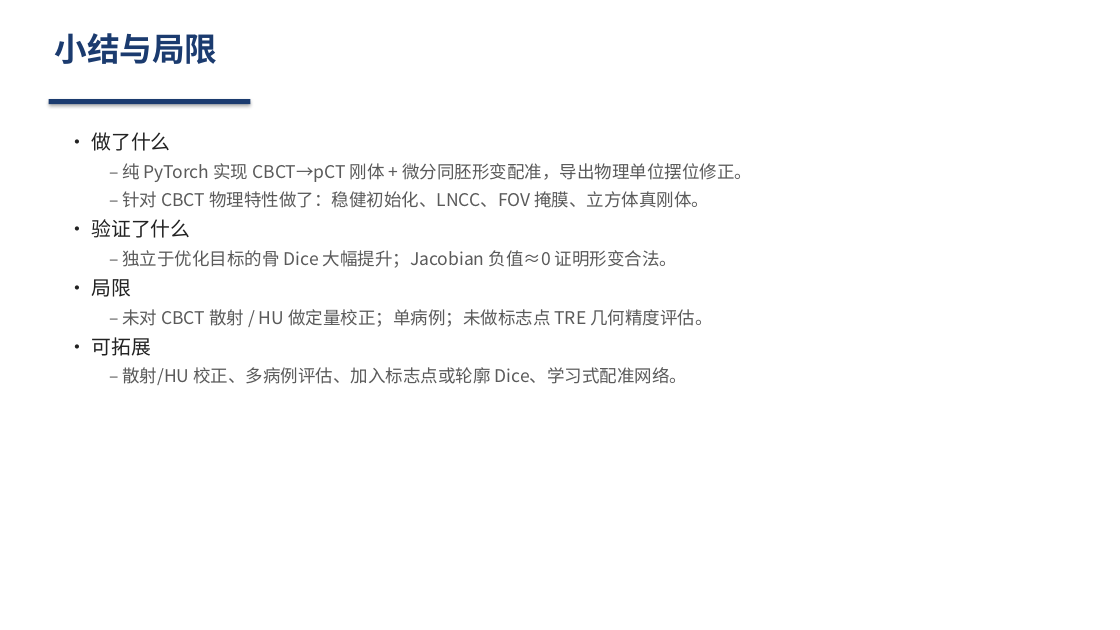
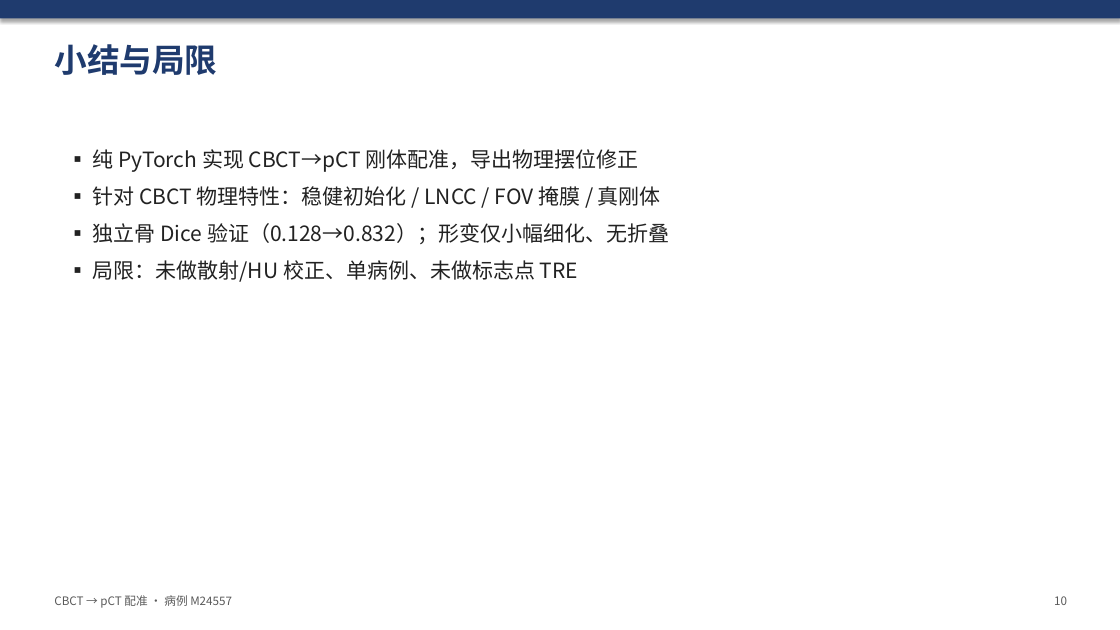
Before and after one commit to develop-yang/Task, a slide deck: slide 10 of results_sample/CBCT_pCT_配准汇报.pptx. Drawn at 1120x630 pixels with LibreOffice and Linux fonts; fonts in the diff are those of the drawing. Boxes give left, top, right and bottom in pixels: in the first picture for what was removed or moved away, otherwise in the second. Text is boxed around its words. In the diff, an @@ line names an element or a change of style, - is before the commit and + after.

```diff
--- a/results_sample/CBCT_pCT_配准汇报.pptx
+++ b/results_sample/CBCT_pCT_配准汇报.pptx
@@ rectangle added at (0,0,1120,18), fill #1F3B6E @@
@@ text "小结与局限": place and size @@
-text "小结与局限" at (54,33,217,64)
+text "小结与局限" at (54,44,217,75)
@@ text "小结与局限" at (54,44,217,75): text colour #1B3B6F to #1F3B6E @@
@@ rectangle removed at (49,99,250,104) @@
@@ text at (93,149,669,282): text changed; size 15 to 18 pt; text colour #5A5A5A to #222222 @@
-• 做了什么
-  – 纯 PyTorch 实现 CBCT→pCT 刚体 + 微分同胚形变配准，导出物理单位摆位修正。
-  – 针对 CBCT 物理特性做了：稳健初始化、LNCC、FOV 掩膜、立方体真刚体。
-• 验证了什么
-  – 独立于优化目标的骨 Dice 大幅提升；Jacobian 负值≈0 证明形变合法。
-• 局限
-  – 未对 CBCT 散射 / HU 做定量校正；单病例；未做标志点 TRE 几何精度评估。
-• 可拓展
-  – 散射/HU 校正、多病例评估、加入标志点或轮廓 Dice、学习式配准网络。
+▪ 纯 PyTorch 实现 CBCT→pCT 刚体配准，导出物理摆位修正
+▪ 针对 CBCT 物理特性：稳健初始化 / LNCC / FOV 掩膜 / 真刚体
+▪ 独立骨 Dice 验证（0.128→0.832）；形变仅小幅细化、无折叠
+▪ 局限：未做散射/HU 校正、单病例、未做标志点 TRE
@@ text added at (54,595,232,608), 10 pt, text #5A5A5A @@
+CBCT → pCT 配准 · 病例 M24557
@@ text added at (1054,596,1067,605), 10 pt, text #5A5A5A @@
+10
```
Also in this commit, not shown: 8 other slides changed, 1 slide added, 1 slide removed, 9 other files.
